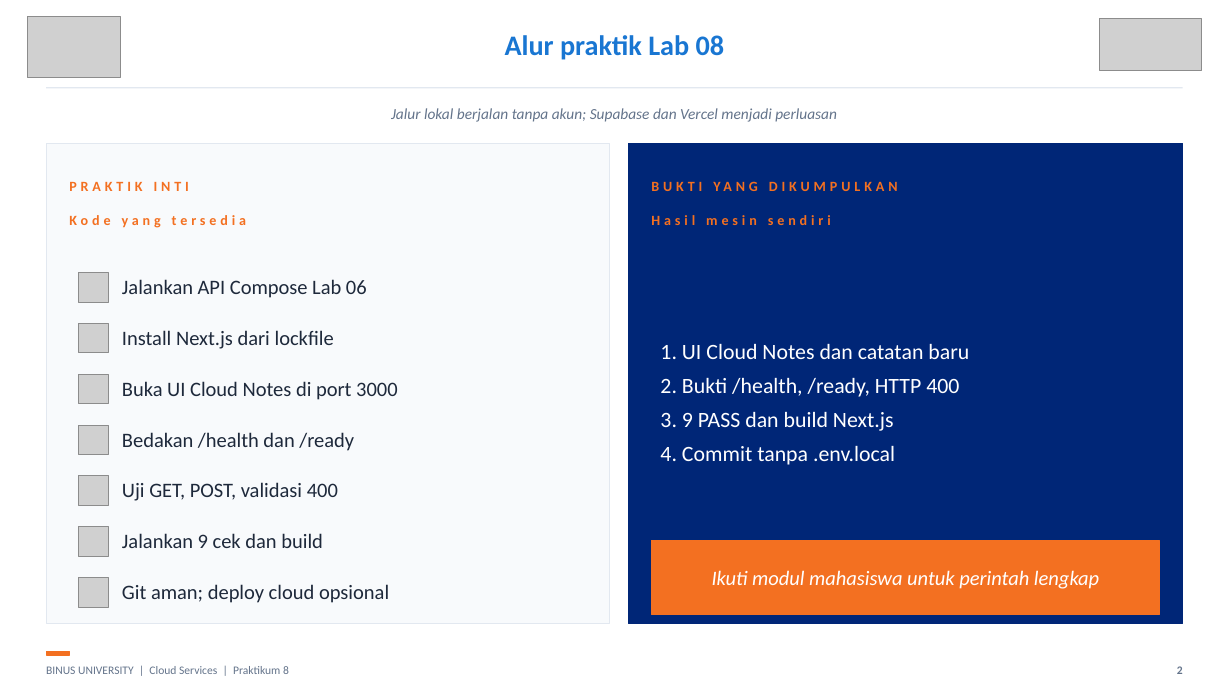
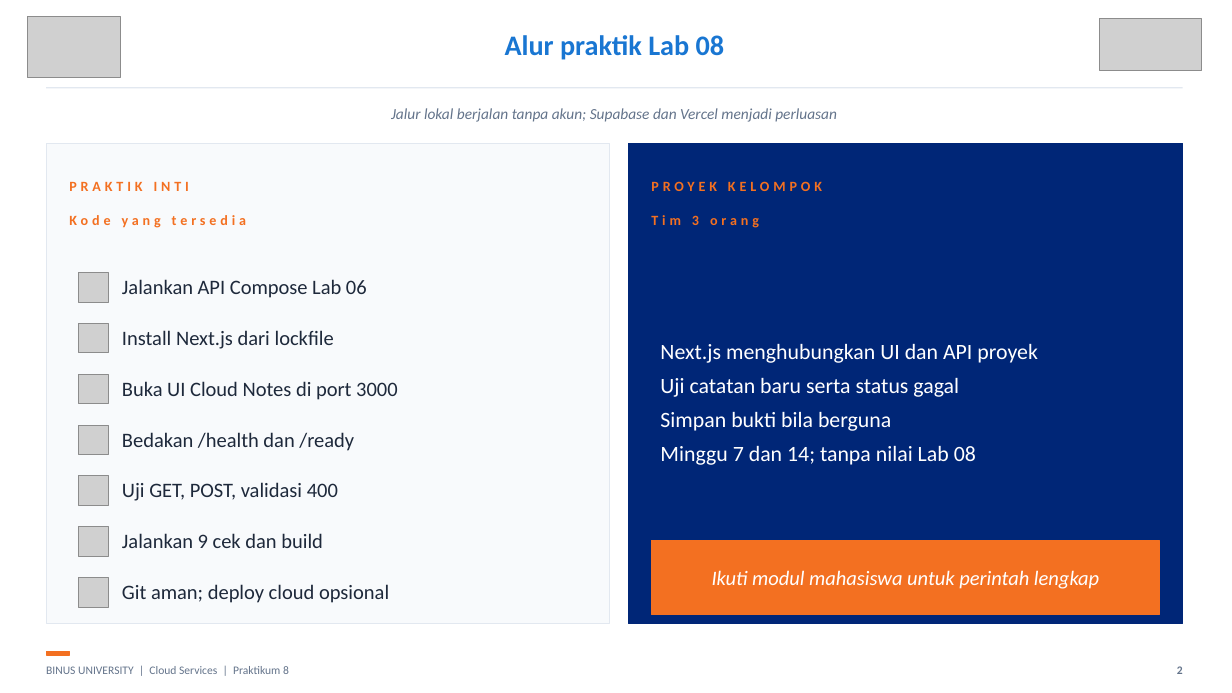
Before and after one commit to SeedFlora/meet8CloudService, a slide deck: slide 2 of slides/LAB08_Cloud_Notes_Nextjs_Bukti_Live.pptx. Drawn at 1232x693 pixels with LibreOffice and Linux fonts; fonts in the diff are those of the drawing; grey boxes stand for pictures. Boxes give left, top, right and bottom in pixels: in the first picture for what was removed or moved away, otherwise in the second. Text is boxed around its words. In the diff, an @@ line names an element or a change of style, - is before the commit and + after.

Commit message:
Align Lab 08 with group project and publish revised theory/practical slides

```diff
--- a/slides/LAB08_Cloud_Notes_Nextjs_Bukti_Live.pptx
+++ b/slides/LAB08_Cloud_Notes_Nextjs_Bukti_Live.pptx
@@ text at (x1=651, y1=181, x2=822, y2=228): text changed @@
-BUKTI YANG DIKUMPULKAN
-Hasil mesin sendiri
+PROYEK KELOMPOK
+Tim 3 orang
@@ text at (x1=660, y1=344, x2=1038, y2=465): text changed @@
-1. UI Cloud Notes dan catatan baru
-2. Bukti /health, /ready, HTTP 400
-3. 9 PASS dan build Next.js
-4. Commit tanpa .env.local
+Next.js menghubungkan UI dan API proyek
+Uji catatan baru serta status gagal
+Simpan bukti bila berguna
+Minggu 7 dan 14; tanpa nilai Lab 08
```
Also in this commit, not shown: 8 other files.
